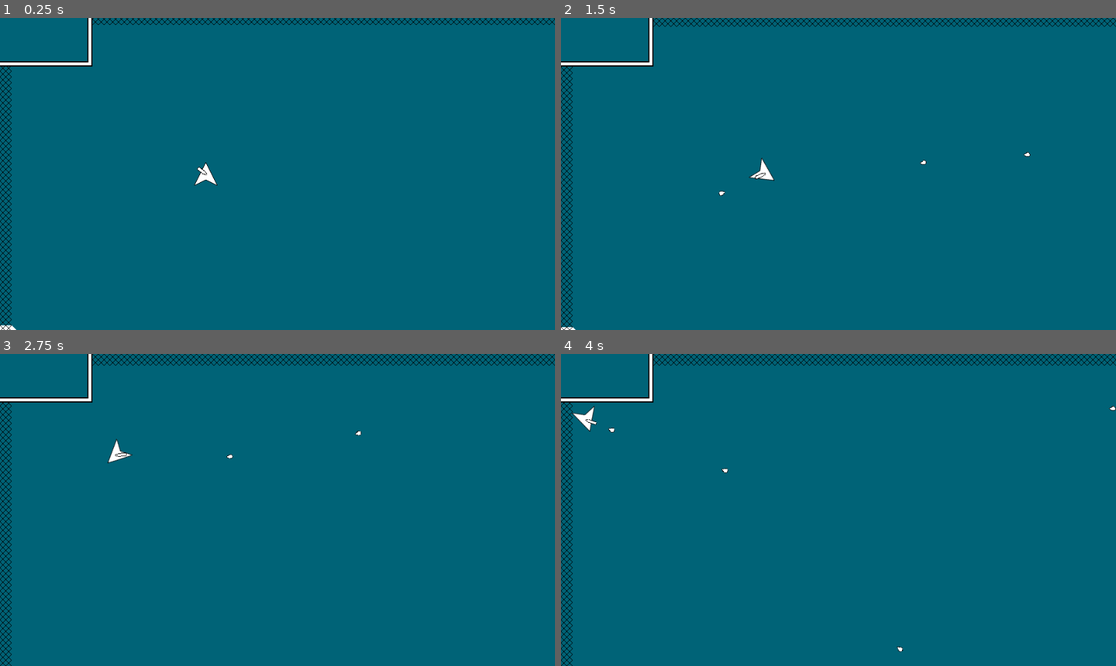
Above: before the commit, frames 1-4 (two rows, left to right).
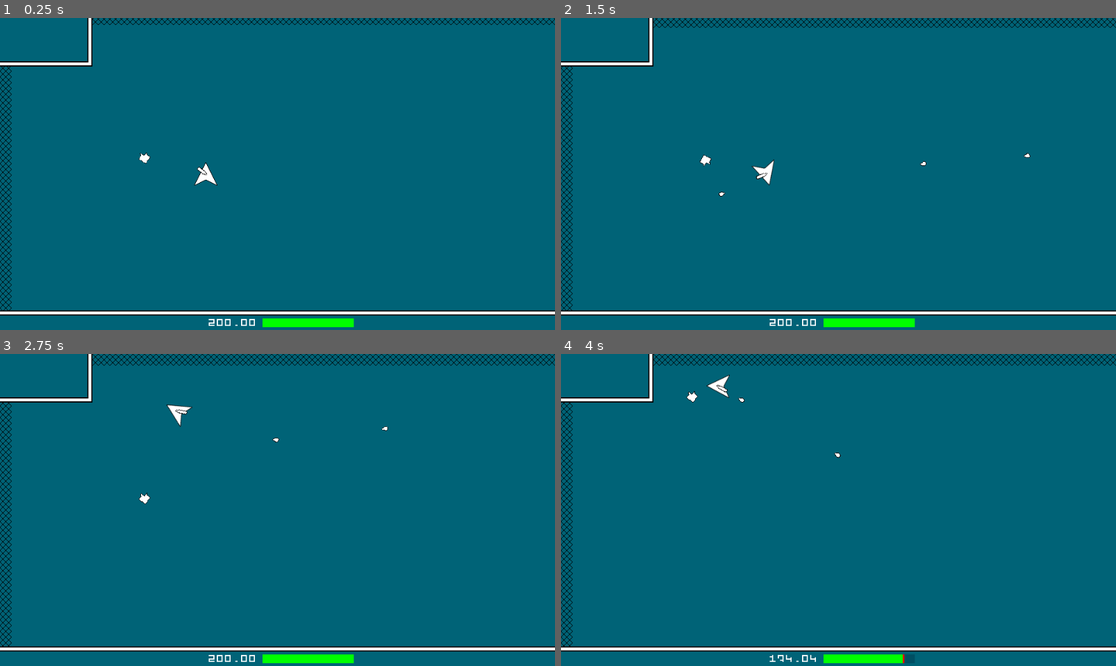
Above: after the commit, the same moments.

Repository: LangII/ProjectSpaceMiner
Game: Godot game, scene res://scenes/Main.tscn
The game is run twice, just before and just after one commit, with the same random seed, the same clock (stepped at 60 frames per second) and the same inputs.
Inputs (mouse positions are in pixels of both pictures, inside the frame that each line leads up to):
- Up to frame 1 (0.25 s): no input
- Up to frame 2 (1.5 s): move the mouse to (960, 158) at 0.52 s; press the mouse at (960, 158) at 0.53 s; hold D (right) 0.53-1.28 s; move the mouse to (727, 189) at 1.27 s; release the mouse at (727, 189) at 1.28 s; hold S (down) from 1.28 s (still down); click (727, 189) at 1.35 s
- Up to frame 3 (2.75 s): move the mouse to (333, 441) at 2.02 s; release S (down) at 2.03 s; press the mouse at (333, 441) at 2.03 s; hold D (right) from 2.03 s (still down)
- Up to frame 4 (4 s): move the mouse to (810, 572) at 2.77 s; release D (right) at 2.78 s; release the mouse at (810, 572) at 2.78 s; hold W (up) 2.78-3.53 s; click (810, 572) at 2.85 s; move the mouse to (1005, 556) at 3.52 s; press the mouse at (1005, 556) at 3.53 s; hold A (left) from 3.53 s (still down)

The runs differ from the first frame. In frame 1, 2.5% of the frame differs, in the area x 0-100%, y 42-100%; in frame 2, 5.0%, in the area x 0-100%, y 0-100%; in frame 3, 2.8%; in frame 4, 2.7%.

Commit message:
add health & add enemy01 passive behavior

Diff:
--- a/project.godot
+++ b/project.godot
@@ -47,6 +47,14 @@
  ]
 }
 
+[layer_names]
+
+2d_physics/layer_1="terrain"
+2d_physics/layer_2="ship"
+2d_physics/layer_3="bullets"
+2d_physics/layer_4="drops"
+2d_physics/layer_5="enemies"
+
 [physics]
 
 common/enable_pause_aware_picking=true
--- /dev/null
+++ b/scenes/Enemy01.gd
@@ -0,0 +1,130 @@
+
+extends KinematicBody2D
+
+onready var util = get_node('/root/Main/Utilities')
+
+var HOME_POS = Vector2()
+var HOME_RADIUS = 0.0
+
+var ROT_DIRS = ['left', 'right']
+var ROT_SPEED = 2.5
+var MOVE_SPEED = 150.0
+
+var AGGRESSIVE_RANGE = 100.0
+
+var TARGET_ANGLE_RANGE = 10.0
+
+var PASSIVE_ROT_DELAY_TIME = 0.2
+var PASSIVE_ROT_MIN_TIME = 0.5
+var PASSIVE_ROT_MAX_TIME = 2.0
+var PASSIVE_MOVE_DELAY_TIME = 0.2
+var PASSIVE_MOVE_MIN_TIME = 0.5
+var PASSIVE_MOVE_MAX_TIME = 1.5
+
+var behavior = ''
+
+var rot_dir = ''
+
+var passive_move_vector = Vector2()
+var rotated_enough = false
+
+var passive_target_pos = Vector2()
+var passive_target_vector = Vector2()
+
+var homeless_pos_trail = []
+
+
+####################################################################################################
+
+
+func _ready():
+
+    behavior = 'passive_rot_delay'
+
+    $AggressiveRay.cast_to = Vector2(0, -AGGRESSIVE_RANGE)
+
+    $PassiveRotDelayTimer.wait_time = PASSIVE_ROT_DELAY_TIME
+    $PassiveMoveDelayTimer.wait_time = PASSIVE_MOVE_DELAY_TIME
+
+    $PassiveRotDelayTimer.start()
+
+    rot_dir = util.getRandomItemFromArray(ROT_DIRS)
+
+    setPassiveTargetPosAndVector()
+    setAndStartPassiveRotTime()
+
+
+func _process(delta):
+
+    match behavior:
+#
+        'passive_rot_delay':  pass
+
+        'passive_rot':
+            standardRotate()
+            if rotated_enough and passiveTargetIsWithinAngularRange():  updateToMoveBehavior()
+
+        'passive_move_delay':  pass
+
+        'passive_move':
+            var col = move_and_collide(passive_move_vector * delta)
+
+
+####################################################################################################
+
+
+func setPassiveTargetPosAndVector():
+    var pass_target_rot = util.getRandomFloat(0.0, 360.0)
+    var pass_target_dist = util.getRandomFloat(0.0, HOME_RADIUS)
+    passive_target_pos = HOME_POS + (Vector2(pass_target_dist, 0).rotated(deg2rad(pass_target_rot)))
+    passive_target_vector = passive_target_pos - global_position
+
+
+func setAndStartPassiveRotTime():
+    rotated_enough = false
+    $PassiveRotTimer.wait_time = util.getRandomFloat(PASSIVE_ROT_MIN_TIME, PASSIVE_ROT_MAX_TIME)
+    $PassiveRotTimer.start()
+
+
+func standardRotate():
+    match rot_dir:
+        'left':  rotation_degrees -= ROT_SPEED
+        'right':  rotation_degrees += ROT_SPEED
+
+
+func passiveTargetIsWithinAngularRange() -> bool:
+    var looking_at_vector = $LookingAtPos.global_position - global_position
+    var angle_to_target = rad2deg(looking_at_vector.angle_to(passive_target_vector))
+    return abs(angle_to_target) < TARGET_ANGLE_RANGE
+
+
+func updateToMoveBehavior():
+    behavior = 'passive_move_delay'
+    var move_angle = global_position.angle_to_point($LookingAtPos.global_position)
+    passive_move_vector = Vector2(-MOVE_SPEED, 0).rotated(move_angle)
+    $PassiveMoveDelayTimer.start()
+
+
+####################################################################################################
+
+
+func _on_PassiveRotDelayTimer_timeout():
+    behavior = 'passive_rot'
+    setPassiveTargetPosAndVector()
+    setAndStartPassiveRotTime()
+    rot_dir = util.getRandomItemFromArray(ROT_DIRS)
+
+
+func _on_PassiveRotTimer_timeout():
+    rotated_enough = true
+
+
+func _on_PassiveMoveDelayTimer_timeout():
+    behavior = 'passive_move'
+    $PassiveMoveTimer.wait_time = util.getRandomFloat(PASSIVE_MOVE_MIN_TIME, PASSIVE_MOVE_MAX_TIME)
+    $PassiveMoveTimer.start()
+
+
+func _on_PassiveMoveTimer_timeout():
+    behavior = 'passive_rot_delay'
+    $PassiveRotDelayTimer.start()
--- /dev/null
+++ b/scenes/Enemy01.tscn
@@ -0,0 +1,42 @@
+[gd_scene load_steps=4 format=2]
+
+[ext_resource path="res://sprites/enemy_01.png" type="Texture" id=1]
+[ext_resource path="res://scenes/Enemy01.gd" type="Script" id=2]
+
+[sub_resource type="CircleShape2D" id=1]
+
+[node name="Enemy01" type="KinematicBody2D"]
+collision_layer = 16
+script = ExtResource( 2 )
+
+[node name="Sprite" type="Sprite" parent="."]
+texture = ExtResource( 1 )
+
+[node name="CollisionShape2D" type="CollisionShape2D" parent="."]
+shape = SubResource( 1 )
+
+[node name="LookingAtPos" type="Position2D" parent="."]
+position = Vector2( 0, -50 )
+
+[node name="AggressiveRay" type="RayCast2D" parent="."]
+enabled = true
+cast_to = Vector2( 0, 0 )
+collision_mask = 19
+collide_with_areas = true
+
+[node name="PassiveRotDelayTimer" type="Timer" parent="."]
+one_shot = true
+
+[node name="PassiveRotTimer" type="Timer" parent="."]
+one_shot = true
+
+[node name="PassiveMoveDelayTimer" type="Timer" parent="."]
+one_shot = true
+
+[node name="PassiveMoveTimer" type="Timer" parent="."]
+one_shot = true
+
+[connection signal="timeout" from="PassiveRotDelayTimer" to="." method="_on_PassiveRotDelayTimer_timeout"]
+[connection signal="timeout" from="PassiveRotTimer" to="." method="_on_PassiveRotTimer_timeout"]
+[connection signal="timeout" from="PassiveMoveDelayTimer" to="." method="_on_PassiveMoveDelayTimer_timeout"]
+[connection signal="timeout" from="PassiveMoveTimer" to="." method="_on_PassiveMoveTimer_timeout"]
--- a/scenes/Gameplay.tscn
+++ b/scenes/Gameplay.tscn
@@ -1,6 +1,17 @@
-[gd_scene load_steps=2 format=2]
+[gd_scene load_steps=3 format=2]
 
 [ext_resource path="res://scripts/Gameplay.gd" type="Script" id=1]
+
+[sub_resource type="ParticlesMaterial" id=1]
+lifetime_randomness = 0.2
+flag_disable_z = true
+direction = Vector3( 0, 1, 0 )
+spread = 20.0
+gravity = Vector3( 0, 0, 0 )
+initial_velocity = 100.0
+initial_velocity_random = 1.0
+orbit_velocity = 0.0
+orbit_velocity_random = 0.0
 
 [node name="Gameplay" type="Node"]
 script = ExtResource( 1 )
@@ -8,3 +19,11 @@
 [node name="Projectiles" type="Node" parent="."]
 
 [node name="Drops" type="Node" parent="."]
+
+[node name="ShipToTerrainColParticles2D" type="Particles2D" parent="."]
+emitting = false
+amount = 10
+one_shot = true
+explosiveness = 0.9
+randomness = 0.6
+process_material = SubResource( 1 )
--- a/scenes/Hud.tscn
+++ b/scenes/Hud.tscn
@@ -1,7 +1,14 @@
-[gd_scene load_steps=3 format=2]
+[gd_scene load_steps=8 format=2]
 
 [ext_resource path="res://scenes/HudTopLeftPort.tscn" type="PackedScene" id=1]
 [ext_resource path="res://scripts/Hud.gd" type="Script" id=2]
+[ext_resource path="res://sprites/hud_health_bar_over.png" type="Texture" id=3]
+[ext_resource path="res://sprites/hud_health_bar_under.png" type="Texture" id=4]
+[ext_resource path="res://resources/Aquarius-RegularMono.ttf" type="DynamicFontData" id=5]
+[ext_resource path="res://sprites/hud_health_bar_background.png" type="Texture" id=6]
+
+[sub_resource type="DynamicFont" id=1]
+font_data = ExtResource( 5 )
 
 [node name="Hud" type="CanvasLayer"]
 script = ExtResource( 2 )
@@ -80,3 +87,109 @@
 current = true
 
 [node name="HudTopLeftPort" parent="TopLeftContainerBoarder/MarginContainer/ColorRect/MarginContainer/ColorRect/MarginContainer/ColorRect/TopLeftViewportContainer/Viewport" instance=ExtResource( 1 )]
+
+[node name="BottomContainerBoarder" type="ColorRect" parent="."]
+anchor_top = 1.0
+anchor_right = 1.0
+anchor_bottom = 1.0
+margin_top = -34.0
+size_flags_horizontal = 3
+size_flags_vertical = 3
+color = Color( 0, 0, 0, 1 )
+__meta__ = {
+"_edit_use_anchors_": false
+}
+
+[node name="MarginContainer" type="MarginContainer" parent="BottomContainerBoarder"]
+anchor_right = 1.0
+anchor_bottom = 1.0
+custom_constants/margin_top = 2
+__meta__ = {
+"_edit_use_anchors_": false
+}
+
+[node name="ColorRect" type="ColorRect" parent="BottomContainerBoarder/MarginContainer"]
+margin_top = 2.0
+margin_right = 960.0
+margin_bottom = 34.0
+
+[node name="MarginContainer" type="MarginContainer" parent="BottomContainerBoarder/MarginContainer/ColorRect"]
+anchor_right = 1.0
+anchor_bottom = 1.0
+custom_constants/margin_top = 5
+__meta__ = {
+"_edit_use_anchors_": false
+}
+
+[node name="ColorRect" type="ColorRect" parent="BottomContainerBoarder/MarginContainer/ColorRect/MarginContainer"]
+margin_top = 5.0
+margin_right = 960.0
+margin_bottom = 32.0
+color = Color( 0, 0, 0, 1 )
+
+[node name="MarginContainer" type="MarginContainer" parent="BottomContainerBoarder/MarginContainer/ColorRect/MarginContainer/ColorRect"]
+anchor_right = 1.0
+anchor_bottom = 1.0
+custom_constants/margin_top = 2
+__meta__ = {
+"_edit_use_anchors_": false
+}
+
+[node name="ColorRect" type="ColorRect" parent="BottomContainerBoarder/MarginContainer/ColorRect/MarginContainer/ColorRect/MarginContainer"]
+margin_top = 2.0
+margin_right = 960.0
+margin_bottom = 27.0
+size_flags_horizontal = 3
+size_flags_vertical = 3
+color = Color( 0, 0.392157, 0.470588, 1 )
+
+[node name="HBoxContainer" type="HBoxContainer" parent="BottomContainerBoarder/MarginContainer/ColorRect/MarginContainer/ColorRect/MarginContainer/ColorRect"]
+anchor_right = 1.0
+anchor_bottom = 1.0
+size_flags_horizontal = 3
+size_flags_vertical = 3
+alignment = 1
+__meta__ = {
+"_edit_use_anchors_": false
+}
+
+[node name="HealthLabelMarginContainer" type="MarginContainer" parent="BottomContainerBoarder/MarginContainer/ColorRect/MarginContainer/ColorRect/MarginContainer/ColorRect/HBoxContainer"]
+margin_left = 342.0
+margin_right = 445.0
+margin_bottom = 25.0
+custom_constants/margin_left = 5
+
+[node name="HealthLabel" type="Label" parent="BottomContainerBoarder/MarginContainer/ColorRect/MarginContainer/ColorRect/MarginContainer/ColorRect/HBoxContainer/HealthLabelMarginContainer"]
+margin_left = 5.0
+margin_right = 103.0
+margin_bottom = 25.0
+custom_fonts/font = SubResource( 1 )
+text = "0000.00"
+
+[node name="HealthBarMarginContainer" type="MarginContainer" parent="BottomContainerBoarder/MarginContainer/ColorRect/MarginContainer/ColorRect/MarginContainer/ColorRect/HBoxContainer"]
+margin_left = 449.0
+margin_right = 617.0
+margin_bottom = 25.0
+custom_constants/margin_right = 5
+custom_constants/margin_top = 5
+custom_constants/margin_left = 5
+custom_constants/margin_bottom = 5
+
+[node name="HealthTextureProgUnder" type="TextureProgress" parent="BottomContainerBoarder/MarginContainer/ColorRect/MarginContainer/ColorRect/MarginContainer/ColorRect/HBoxContainer/HealthBarMarginContainer"]
+margin_left = 5.0
+margin_top = 5.0
+margin_right = 163.0
+margin_bottom = 20.0
+value = 100.0
+texture_under = ExtResource( 6 )
+texture_progress = ExtResource( 4 )
+
+[node name="HealthTextureProgOver" type="TextureProgress" parent="BottomContainerBoarder/MarginContainer/ColorRect/MarginContainer/ColorRect/MarginContainer/ColorRect/HBoxContainer/HealthBarMarginContainer"]
+margin_left = 5.0
+margin_top = 5.0
+margin_right = 163.0
+margin_bottom = 20.0
+value = 100.0
+texture_progress = ExtResource( 3 )
+
+[node name="HealthTextureProgUnderTween" type="Tween" parent="BottomContainerBoarder/MarginContainer/ColorRect/MarginContainer/ColorRect/MarginContainer/ColorRect/HBoxContainer/HealthBarMarginContainer"]
--- a/scenes/Ship.tscn
+++ b/scenes/Ship.tscn
@@ -8,7 +8,21 @@
 bounce = 0.5
 
 [sub_resource type="CircleShape2D" id=2]
+radius = 20.0
+
+[sub_resource type="CircleShape2D" id=3]
 radius = 30.0
+
+[sub_resource type="ParticlesMaterial" id=4]
+lifetime_randomness = 0.2
+flag_disable_z = true
+direction = Vector3( 0, 1, 0 )
+spread = 20.0
+gravity = Vector3( 0, 0, 0 )
+initial_velocity = 100.0
+initial_velocity_random = 1.0
+orbit_velocity = 0.0
+orbit_velocity_random = 0.0
 
 [node name="Ship" type="RigidBody2D"]
 position = Vector2( 356.296, 277.837 )
@@ -16,6 +30,8 @@
 collision_mask = 3
 physics_material_override = SubResource( 1 )
 gravity_scale = 0.0
+contacts_reported = 8
+contact_monitor = true
 linear_damp = 0.0
 angular_damp = 0.0
 script = ExtResource( 2 )
@@ -23,8 +39,8 @@
 [node name="Body" type="Sprite" parent="."]
 texture = ExtResource( 1 )
 
-[node name="CollisionPolygon2D" type="CollisionPolygon2D" parent="."]
-polygon = PoolVector2Array( 0, -20, 20, 20, -20, 20 )
+[node name="CollisionShape2D" type="CollisionShape2D" parent="."]
+shape = SubResource( 2 )
 
 [node name="DropPickUp" type="Area2D" parent="."]
 space_override = 3
@@ -51,5 +67,18 @@
 [node name="CanShootTimer" type="Timer" parent="."]
 wait_time = 0.2
 
+[node name="CanTakeTerrainColDmgTimer" type="Timer" parent="."]
+
+[node name="ColParticles2D" type="Particles2D" parent="."]
+position = Vector2( 0, 20 )
+emitting = false
+amount = 10
+lifetime = 0.25
+one_shot = true
+explosiveness = 0.9
+randomness = 0.6
+process_material = SubResource( 4 )
+
 [connection signal="body_entered" from="DropPickUp" to="." method="_on_DropPickUp_body_entered"]
 [connection signal="timeout" from="CanShootTimer" to="." method="_on_CanShootTimer_timeout"]
+[connection signal="timeout" from="CanTakeTerrainColDmgTimer" to="." method="_on_CanTakeTerrainColDmgTimer_timeout"]
--- a/scenes/iterables/DropDisplay.tscn
+++ b/scenes/iterables/HudDropDisplay.tscn
@@ -1,8 +1,8 @@
 [gd_scene load_steps=10 format=2]
 
 [ext_resource path="res://sprites/tiles/mineral_01.png" type="Texture" id=1]
-[ext_resource path="res://resources/Aquarius-RegularMono.ttf" type="DynamicFontData" id=2]
-[ext_resource path="res://scripts/DropDisplay.gd" type="Script" id=3]
+[ext_resource path="res://scripts/HudDropDisplay.gd" type="Script" id=2]
+[ext_resource path="res://resources/Aquarius-RegularMono.ttf" type="DynamicFontData" id=3]
 
 [sub_resource type="StyleBoxFlat" id=1]
 bg_color = Color( 1, 1, 1, 1 )
@@ -15,19 +15,19 @@
 
 [sub_resource type="DynamicFont" id=4]
 outline_color = Color( 0, 0, 0, 1 )
-font_data = ExtResource( 2 )
+font_data = ExtResource( 3 )
 
 [sub_resource type="StyleBoxFlat" id=5]
 bg_color = Color( 0, 0.392157, 0.470588, 1 )
 
 [sub_resource type="DynamicFont" id=6]
-font_data = ExtResource( 2 )
+font_data = ExtResource( 3 )
 
 [node name="DropDisplay" type="PanelContainer"]
 margin_right = 147.0
 margin_bottom = 25.0
 custom_styles/panel = SubResource( 1 )
-script = ExtResource( 3 )
+script = ExtResource( 2 )
 __meta__ = {
 "_edit_use_anchors_": false
 }
--- a/scripts/Bullet01.gd
+++ b/scripts/Bullet01.gd
@@ -7,7 +7,7 @@
 var COLLISION_NORMAL_CLAMP = 0.01
 var SPEED = 450
 #var DMG = 20
-var DMG = 40
+var DMG = 80
 
 var velocity = Vector2()
 
--- a/scripts/Drop.gd
+++ b/scripts/Drop.gd
@@ -40,7 +40,7 @@
 
     apply_central_impulse(vel)
 
-func _process(delta):
+func _process(_delta):
 
     $Sprite.rotation_degrees += ROTATION_SPEED
 
--- a/scripts/Gameplay.gd
+++ b/scripts/Gameplay.gd
@@ -38,7 +38,17 @@
     main.add_child(tile_map_logic)
     if tile_map_logic.mini_map_test:  return
 
-    add_child(load('res://scenes/Ship.tscn').instance())
+    var ship = load('res://scenes/Ship.tscn').instance()
+    add_child(ship)
+
+    for i in 1:
+        var enemy = load('res://scenes/Enemy01.tscn').instance()
+        enemy.global_position = Vector2(250, 250)
+        enemy.HOME_POS = Vector2(200.0, 200.0)
+        enemy.HOME_RADIUS = 100.0
+        add_child(enemy)
+#        enemy.setUniquePassiveTarget()
+#    print("ship.global_position = ", ship.global_position)
 
     hud = load('res://scenes/Hud.tscn').instance()
     add_child(hud)
@@ -65,5 +75,30 @@
         data.drops_collected[drop_type]['count'] += 1
         data.drops_collected[drop_type]['value'] += drop_value
         drop_is_new = false
-    hud.dropCollected(drop_is_new, drop_type, 1, drop_value)
-#    print("data.drops_collected = ", data.drops_collected)
+    hud.dropCollected(drop_is_new, drop_type)
+
+
+func getTerrainColDataPack(ship_obj, col_state, col_i) -> Dictionary:
+    var data_pack = {}
+    data_pack['col_pos'] = col_state.get_contact_local_position(col_i)
+    data_pack['speed_damp'] = clamp(
+        util.normalize(
+            ship_obj.linear_velocity.length(), 0,
+            ship_obj.MOVE_MAX_SPEED * ship_obj.COL_DMG_SPEED_MODIFIER, 0, 1
+        ),
+        0, 1
+    )
+    data_pack['col_angle'] = 90 - abs(rad2deg(
+        col_state.get_contact_local_normal(col_i).angle_to(ship_obj.linear_velocity)
+    ))
+    data_pack['col_angle_damp'] = util.normalize(data_pack['col_angle'], 0, 90, 0, 1)
+    data_pack['prev_frame_dir'] = ship_obj.prev_frame_dir
+    return data_pack
+
+
+func setTerrainColParticlesFromDataPack(data_pack):
+    $ShipToTerrainColParticles2D.global_position = data_pack['col_pos']
+    $ShipToTerrainColParticles2D.global_rotation_degrees = data_pack['prev_frame_dir'] + 90
+    $ShipToTerrainColParticles2D.process_material.spread = data_pack['col_angle']
+    $ShipToTerrainColParticles2D.lifetime = 1 * data_pack['speed_damp']
+    $ShipToTerrainColParticles2D.restart()
--- a/scripts/Hud.gd
+++ b/scripts/Hud.gd
@@ -5,13 +5,21 @@
 onready var data = get_node('/root/Main/Data')
 onready var util = get_node('/root/Main/Utilities')
 onready var gameplay = get_node('/root/Main/Gameplay')
+onready var ship = gameplay.get_node('Ship')
 
 onready var top_left_viewport_container = find_node('TopLeftViewportContainer')
 onready var top_left_port = find_node('HudTopLeftPort')
-onready var drop_display_res = preload('res://scenes/iterables/DropDisplay.tscn')
+onready var health_bar_under = find_node('HealthTextureProgUnder')
+onready var health_bar_over = find_node('HealthTextureProgOver')
+onready var health_bar_under_tween = find_node('HealthTextureProgUnderTween')
+onready var health_label = find_node('HealthLabel')
+onready var drop_display_res = preload('res://scenes/iterables/HudDropDisplay.tscn')
 
 var DROP_DISPLAY_COUNT = 3
 var DROP_DISPLAY_POS_DIF = 0
+
+var HEALTH_TEXT_FORMAT = '%7.2f'
+var HEALTH_UNDER_TWEEN_DURATION = 1.0
 
 var drop_displays = []
 var drop_display_pos = {}
@@ -22,11 +30,15 @@
 
 func _ready():
 
+    ship.hud = self
+
     setDropDisplayPosDif()
 
     setTopLeftViewportHeights()
 
     setDropDisplaysInTopLeftPort()
+
+    setHealthValues()
 
 
 ####################################################################################################
@@ -57,11 +69,19 @@
         drop_displays += [new_drop_display]
 
 
-####################################################################################################
-""" top left drop display FUNCS """
+func setHealthValues():
+    health_bar_under.max_value = ship.health
+    health_bar_under.value = ship.health
+    health_bar_over.max_value = ship.health
+    health_bar_over.value = ship.health
+    health_label.text = HEALTH_TEXT_FORMAT % [ship.health]
 
 
-func dropCollected(new, type, count, value):
+####################################################################################################
+""" top left FUNCS """
+
+
+func dropCollected(new, type):
     var drop_texture = gameplay.DROP_TEXTURE_MAP[type]
     if new:
         drop_displays[-1].loadDisplayFromDataDropsCollected(type)
@@ -106,3 +126,16 @@
 func moveAllDropDisplaysDown(to_i):
     for i in range(1, to_i + 1):
         drop_displays[i].setAndStartPosTween(i * DROP_DISPLAY_POS_DIF)
+
+
+####################################################################################################
+""" bottom FUNCS """
+
+
+func updateHealthValues(value):
+    health_label.text = HEALTH_TEXT_FORMAT % [value]
+    health_bar_over.value = value
+    health_bar_under_tween.interpolate_property(
+        health_bar_under, 'value', null, value, HEALTH_UNDER_TWEEN_DURATION, 0, 2
+    )
+    health_bar_under_tween.start()
--- a/scripts/Main.gd
+++ b/scripts/Main.gd
@@ -3,8 +3,8 @@
 
 func _ready():
 
-#    for _n in 10:
-#        print($Utilities.getRandomInt(0, 1))
+#    var new_vector = Vector2(50, 50).move_toward(Vector2(50, 100), 10)
+#    print("new_vector = ", new_vector)
 #
 #    return
 
--- a/scripts/Ship.gd
+++ b/scripts/Ship.gd
@@ -1,5 +1,9 @@
 
 extends RigidBody2D
+
+onready var util = get_node('/root/Main/Utilities')
+onready var gameplay = get_node('/root/Main/Gameplay')
+onready var hud = null  # assigned in Hud.gd
 
 onready var tile_map_logic = get_node('/root/Main/TileMapLogic')
 onready var tile_map = get_node('/root/Main/TileMap')
@@ -15,11 +19,22 @@
 var SPIN_MAX_SPEED = 7
 var SPIN_MAX_SPEED_RESISTANCE = 10
 
-var TURRET_COOL_DOWN = 0.4
+var TURRET_COOL_DOWN_WAIT_TIME = 0.4
+
+var MAX_TERRAIN_COL_DMG = 2.0
+var MAX_HEALTH = 200
+var COL_DMG_SPEED_MODIFIER = 0.75
+var PHYSICAL_ARMOR = 0.02
+var TERRAIN_COL_WAIT_TIME = 0.1
+var can_take_terrain_col_dmg = true
 
 var DROP_PICK_UP_RADIUS = 100
 
+var health = MAX_HEALTH
+
 var can_shoot = true
+
+var prev_frame_dir = 0
 
 
 ####################################################################################################
@@ -29,7 +44,9 @@
 
     setCameraParams()
 
-    $CanShootTimer.wait_time = TURRET_COOL_DOWN
+    $CanShootTimer.wait_time = TURRET_COOL_DOWN_WAIT_TIME
+
+    $CanTakeTerrainColDmgTimer.wait_time = TERRAIN_COL_WAIT_TIME
 
     $DropPickUp/CollisionShape2D.shape.radius = DROP_PICK_UP_RADIUS
 
@@ -42,7 +59,11 @@
     if Input.is_action_pressed('left_click') and can_shoot:  shoot()
 
 
-func _integrate_forces(_state):
+func _integrate_forces(state):
+
+    if state.get_contact_count() >= 1:  loopThroughColContacts(state)
+
+    setPrevFrameDir(state)
 
     applyMoveAcc()
 
@@ -107,6 +128,28 @@
     if abs(angular_velocity) > SPIN_MAX_SPEED:  applied_torque = angular_velocity * -SPIN_MAX_SPEED_RESISTANCE
 
 
+func setPrevFrameDir(state):
+    prev_frame_dir = rad2deg(state.linear_velocity.angle())
+    prev_frame_dir = prev_frame_dir if prev_frame_dir > 0 else 360 + prev_frame_dir
+
+
+func loopThroughColContacts(state):
+    for col_i in state.get_contact_count():
+        if state.get_contact_collider_object(col_i).name == 'TileMap' and can_take_terrain_col_dmg:
+            can_take_terrain_col_dmg = false
+            $CanTakeTerrainColDmgTimer.start()
+            var col_dp = gameplay.getTerrainColDataPack(self, state, col_i)
+            var terrain_col_dmg = getTerrainColDmgFromDataPack(col_dp)
+            health -= terrain_col_dmg * 20
+            gameplay.setTerrainColParticlesFromDataPack(col_dp)
+            hud.updateHealthValues(health)
+
+
+func getTerrainColDmgFromDataPack(data_pack) -> float:
+    var col_dmg = MAX_TERRAIN_COL_DMG * data_pack['speed_damp'] * data_pack['col_angle_damp'] * (1.0 - PHYSICAL_ARMOR)
+    return col_dmg
+
+
 ####################################################################################################
 
 
@@ -130,3 +173,7 @@
 func _on_DropPickUp_body_entered(body):
     if body.get_parent().name == 'Drops':
         body.shipSensed()
+
+
+func _on_CanTakeTerrainColDmgTimer_timeout():
+    can_take_terrain_col_dmg = true
--- a/scripts/Utilities.gd
+++ b/scripts/Utilities.gd
@@ -37,3 +37,7 @@
 func getRandomFloat(_min, _max):
     # _min and _max are inclusive
     return rng.randf_range(_min, _max)
+
+
+func getRandomItemFromArray(_array):
+    return _array[getRandomInt(0, len(_array) - 1)]
--- a/scripts/tiles/BaseTileMapLogic.gd
+++ b/scripts/tiles/BaseTileMapLogic.gd
@@ -16,8 +16,8 @@
 """ adjustable constants """
 
 
-var TILE_MAP_WIDTH = 200
-var TILE_MAP_HEIGHT = 200
+var TILE_MAP_WIDTH = 50
+var TILE_MAP_HEIGHT = 50
 
 var NOISE_OCTAVES = 3  # 1 = 3 = 9 (int) (edge distortion)
 var NOISE_PERIOD = 64  # 0.1 = 64 = 256 (float) (noise size)
--- a/scripts/tiles/MineralTileMapLogic.gd
+++ b/scripts/tiles/MineralTileMapLogic.gd
@@ -4,15 +4,15 @@
 
 var MINERAL_MAP = {
     'mineral_01': {
-        'TILE_CODE': 0, 'TILE_LEVELS': [1], 'VEIN_ATTEMPTS': 1_000, 'VALUE_MIN': 1, 'VALUE_MAX': 3,
+        'TILE_CODE': 0, 'TILE_LEVELS': [1], 'VEIN_ATTEMPTS': 100, 'VALUE_MIN': 1, 'VALUE_MAX': 3,
         'VEIN_SIZE_MIN': 1, 'VEIN_SIZE_MAX': 8
     },
     'mineral_02': {
-        'TILE_CODE': 1, 'TILE_LEVELS': [1], 'VEIN_ATTEMPTS': 1_000, 'VALUE_MIN': 1, 'VALUE_MAX': 3,
+        'TILE_CODE': 1, 'TILE_LEVELS': [1], 'VEIN_ATTEMPTS': 50, 'VALUE_MIN': 1, 'VALUE_MAX': 3,
         'VEIN_SIZE_MIN': 1, 'VEIN_SIZE_MAX': 8
     },
     'mineral_03': {
-        'TILE_CODE': 2, 'TILE_LEVELS': [1], 'VEIN_ATTEMPTS': 1_000, 'VALUE_MIN': 1, 'VALUE_MAX': 3,
+        'TILE_CODE': 2, 'TILE_LEVELS': [1], 'VEIN_ATTEMPTS': 50, 'VALUE_MIN': 1, 'VALUE_MAX': 3,
         'VEIN_SIZE_MIN': 1, 'VEIN_SIZE_MAX': 8
     },
 }
Not shown: 2 places in scenes/Drop.tscn that only renumber resources
Not shown: 2 places in scenes/Ship.tscn that only renumber resources
Renamed: scripts/DropDisplay.gd -> scripts/HudDropDisplay.gd
Binary file added: sprites/enemy_01.png
Not shown, added: sprites/enemy_01.png.import
Binary file added: sprites/hud_health_bar_background.png
Not shown, added: sprites/hud_health_bar_background.png.import
Binary file added: sprites/hud_health_bar_over.png
Not shown, added: sprites/hud_health_bar_over.png.import
Binary file added: sprites/hud_health_bar_under.png
Not shown, added: sprites/hud_health_bar_under.png.import
